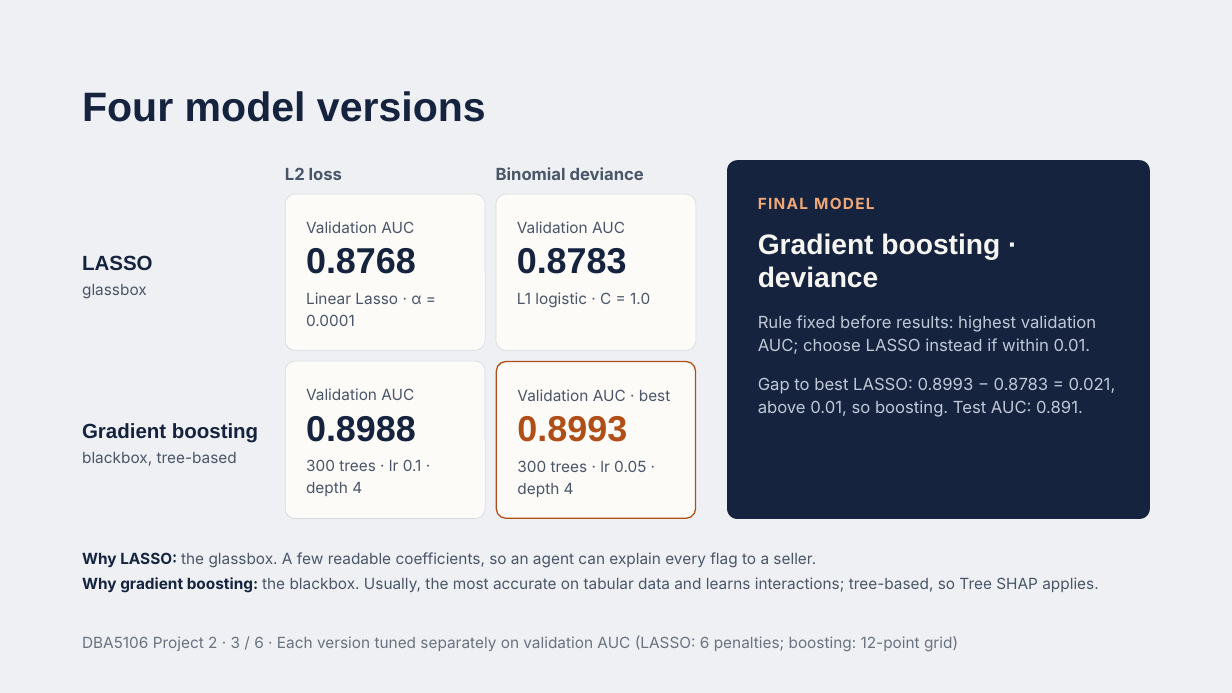
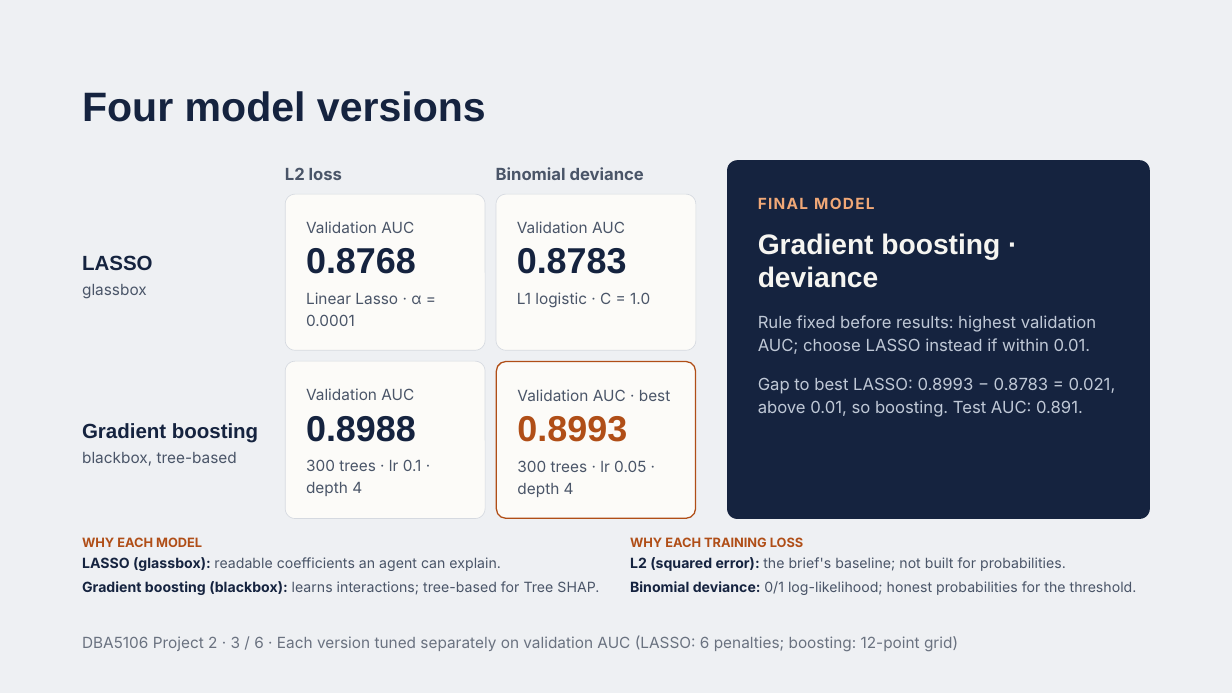
Before and after one commit to samuelctz/DBA5106-Foundation-in-Business-Analytics, a slide deck: slide 4 of Final/DBA5106 Project 2 — Premium Flat Classifier.pptx. Drawn at 1232x693 pixels with LibreOffice and Linux fonts; fonts in the diff are those of the drawing. Boxes give left, top, right and bottom in pixels: in the first picture for what was removed or moved away, otherwise in the second. Text is boxed around its words. In the diff, an @@ line names an element or a change of style, - is before the commit and + after.

```diff
--- a/Final/DBA5106 Project 2 — Premium Flat Classifier.pptx
+++ b/Final/DBA5106 Project 2 — Premium Flat Classifier.pptx
@@ text at (x1=82, y1=537, x2=599, y2=595): text changed; size 12 to 11 pt @@
-Why LASSO: the glassbox. A few readable coefficients, so an agent can explain every flag to a seller.
-Why gradient boosting: the blackbox. Usually, the most accurate on tabular data and learns interactions; tree-based, so Tree SHAP applies.
+WHY EACH MODEL
+LASSO (glassbox): readable coefficients an agent can explain.
+Gradient boosting (blackbox): learns interactions; tree-based for Tree SHAP.
@@ text added at (x1=630, y1=537, x2=1137, y2=595), 11 pt, text #4A5568 @@
+WHY EACH TRAINING LOSS
+L2 (squared error): the brief's baseline; not built for probabilities.
+Binomial deviance: 0/1 log-likelihood; honest probabilities for the threshold.
```
Also in this commit, not shown: 2 other slides changed.
